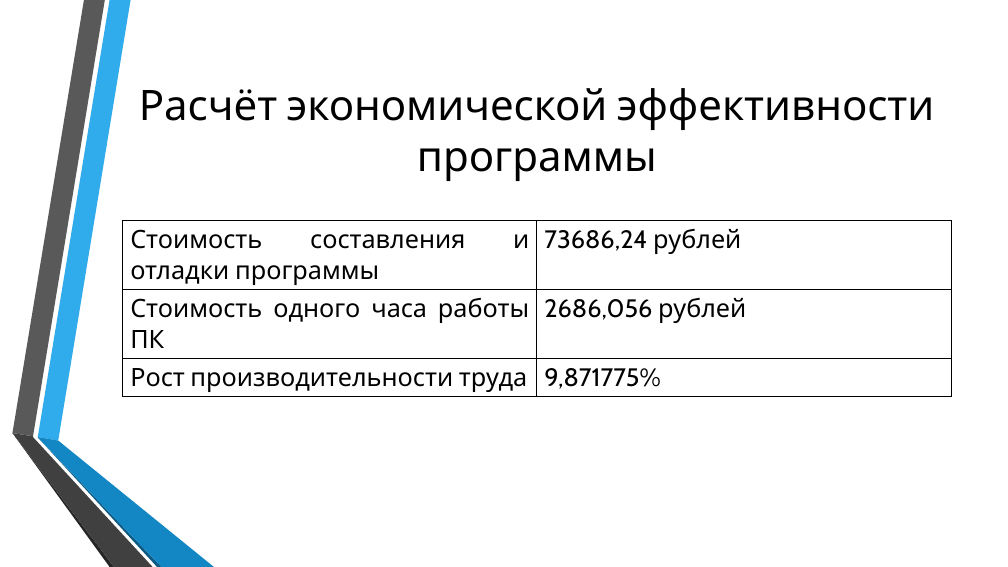
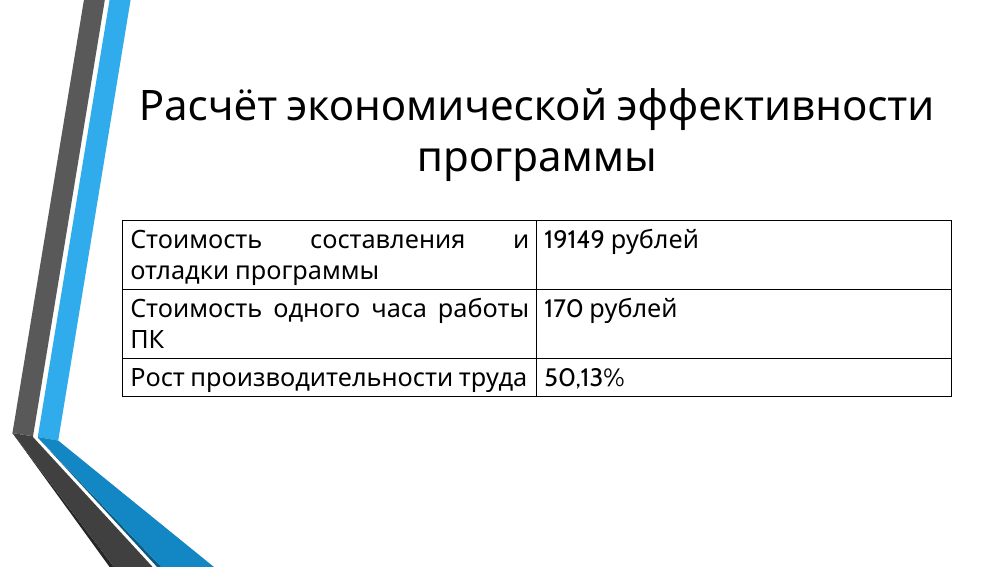
Before and after one commit to prog-kkkmt/pdp-p2-16, a slide deck: slide 8 of Почоев Презентация.pptx. Drawn at 1008x567 pixels with LibreOffice and Linux fonts; fonts in the diff are those of the drawing; background and template pictures are left out. Boxes give left, top, right and bottom in pixels: in the first picture for what was removed or moved away, otherwise in the second. Text is boxed around its words. In the diff, an @@ line names an element or a change of style, - is before the commit and + after.

```diff
--- a/Почоев Презентация.pptx
+++ b/Почоев Презентация.pptx
@@ table at [123,221,951,396] @@
-row 1, column 2: 73686,24 рублей
+row 1, column 2: 19149 рублей
-row 2, column 2: 2686,056 рублей
+row 2, column 2: 170 рублей
-row 3, column 2: 9,871775%
+row 3, column 2: 50,13%
```
Also in this commit, not shown: 2 other slides changed, 2 other files.
